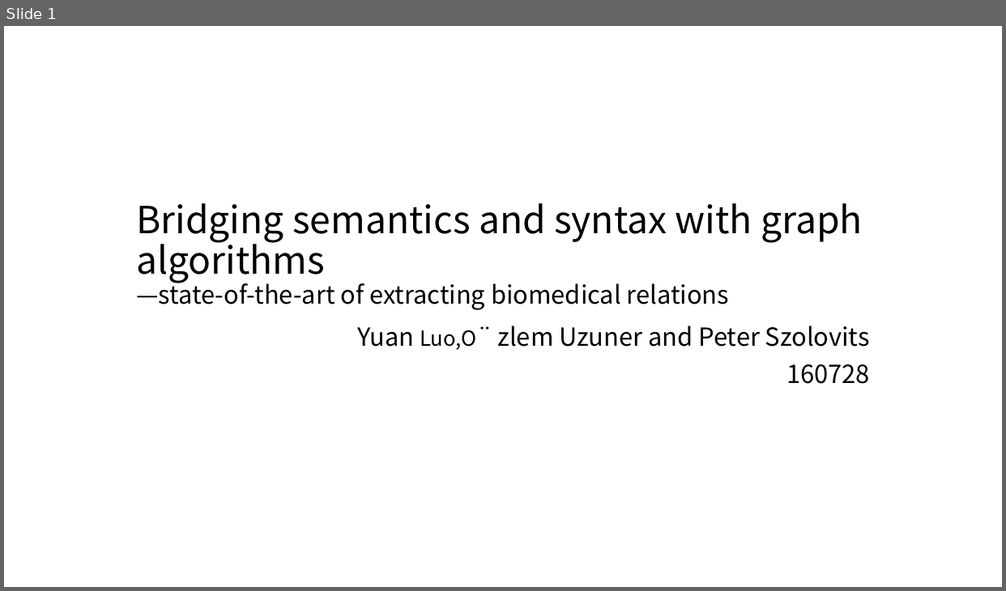
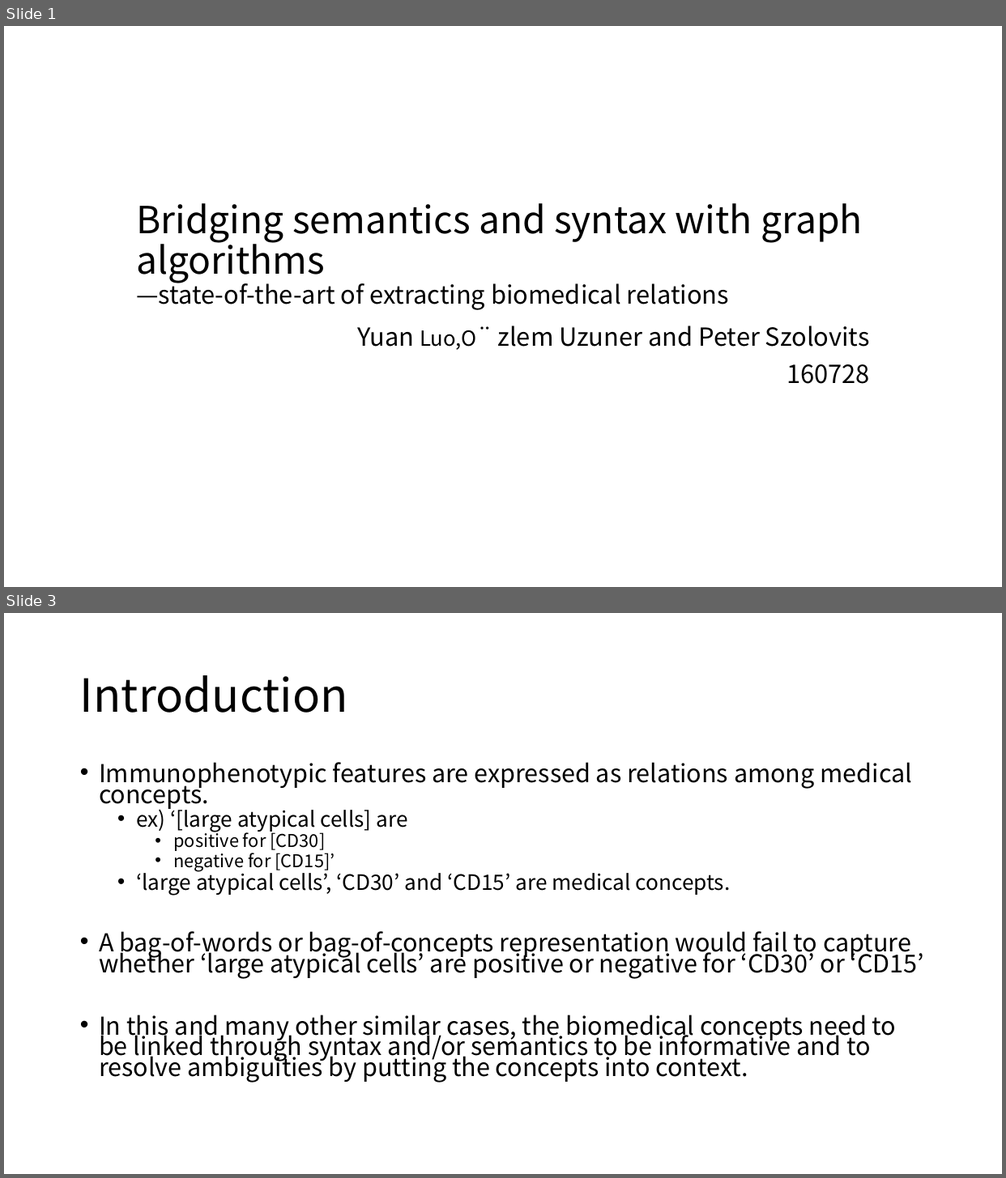
Before and after one commit to moklise/TIL, a slide deck: Review/Brief Bioinform_2016_Luo_Bridging semantics and syntax with graph algorithm/Bridging semantics and syntax with graph.pptx. Shown one above the other, each under a label of ours: slide 1 before the commit, slides 1 and 3 after it; the slides between them are not shown. The pictures are 1006x591 and 1006x1178 pixels, drawn with LibreOffice and Linux fonts; fonts in the diff are those of the drawing. Boxes give left, top, right and bottom in pixels: in the first picture for what was removed or moved away, otherwise in the second. Text is boxed around its words. In the diff, an @@ line names an element or a change of style, - is before the commit and + after.

Commit message:
Bridging semantics and syntax with graph algorithm2

```diff
--- a/Review/Brief Bioinform_2016_Luo_Bridging semantics and syntax with graph algorithm/Bridging semantics and syntax with graph.pptx
+++ b/Review/Brief Bioinform_2016_Luo_Bridging semantics and syntax with graph algorithm/Bridging semantics and syntax with graph.pptx
@@ slide 3 added at box(4, 613, 1002, 1174), background #FFFFFF @@
@@ title added at box(80, 675, 348, 713), 44 pt, text #000000 @@
+Introduction
@@ text added at box(99, 762, 924, 1083), 23.8 pt, text #000000 @@
+• Immunophenotypic features are expressed as relations among medical concepts.
+  • ex) ‘[large atypical cells] are
+    • positive for [CD30]
+    • negative for [CD15]’
+  • ‘large atypical cells’, ‘CD30’ and ‘CD15’ are medical concepts.
+• A bag-of-words or bag-of-concepts representation would fail to capture whether ‘large atypical cells’ are positive or negative for ‘CD30’ or ‘CD15’
+• In this and many other similar cases, the biomedical concepts need to be linked through syntax and/or semantics to be informative and to resolve ambiguities by putting the concepts into context.
```
Also in this commit, not shown: 15 other slides added, 1 slide removed, 2 other files.
